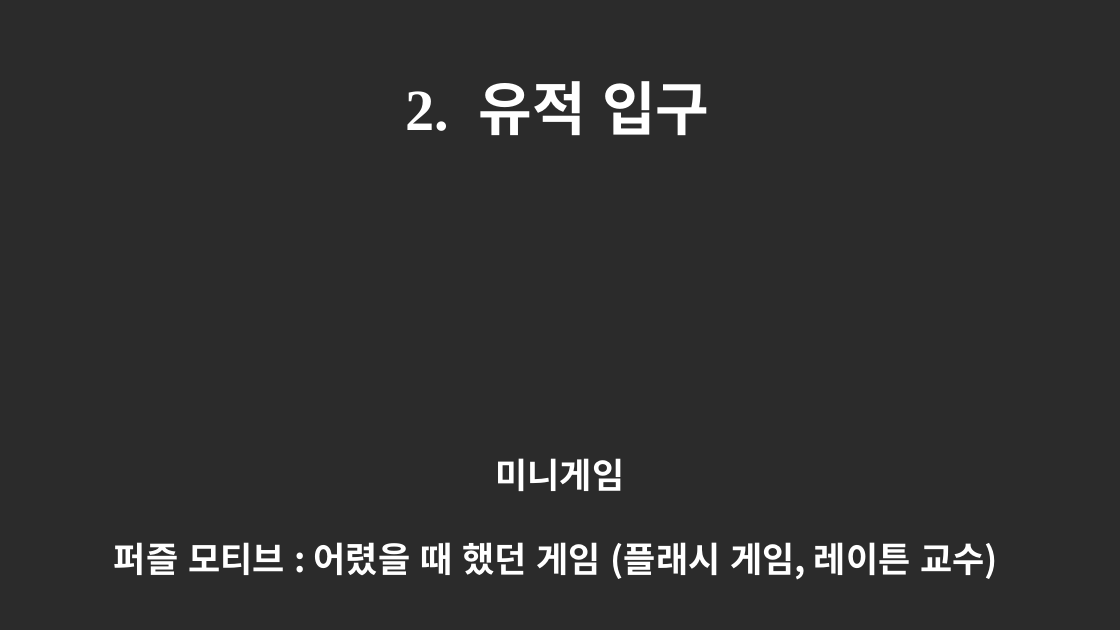
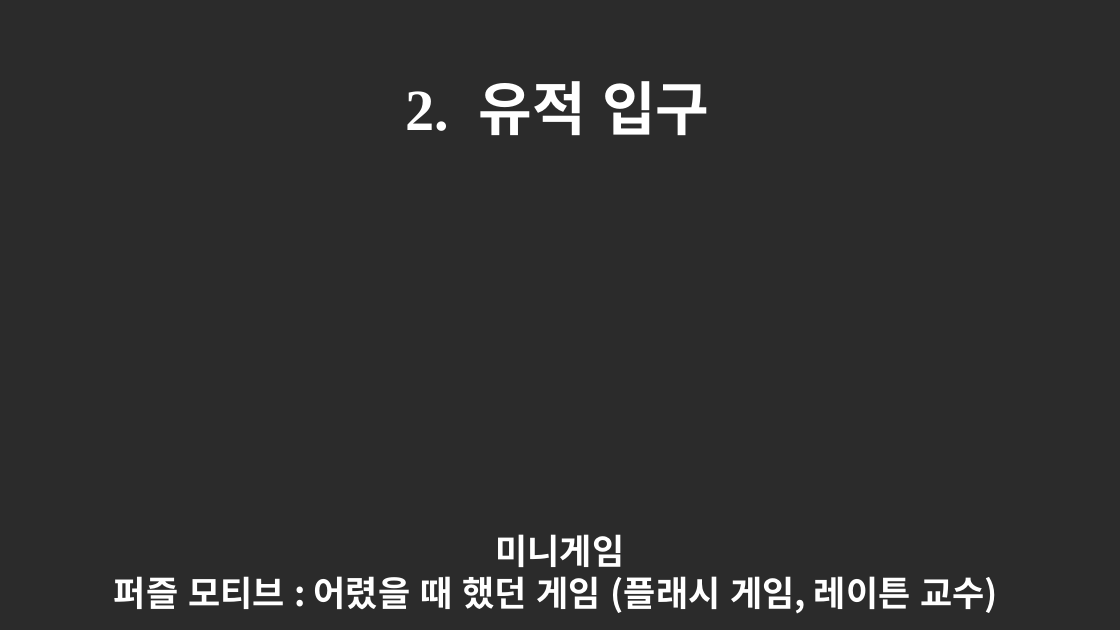
Before and after one commit to SBS-Academy-Team-Cube/Trip_of_Memories, a slide deck: slide 10 of Documents/1차발표PPT.pptx. Drawn at 1120x630 pixels with LibreOffice and Linux fonts; fonts in the diff are those of the drawing; background and template pictures are left out; a plain dark background stands for a picture behind light text. Boxes give left, top, right and bottom in pixels: in the first picture for what was removed or moved away, otherwise in the second. Text is boxed around its words. In the diff, an @@ line names an element or a change of style, - is before the commit and + after.

```diff
--- a/Documents/1차발표PPT.pptx
+++ b/Documents/1차발표PPT.pptx
@@ text "미니게임" rewrapped from box(114, 458, 998, 580) to box(114, 534, 998, 614) @@
```
Also in this commit, not shown: 6 other slides changed, 1 slide added, 1 slide removed, 1 other file.
